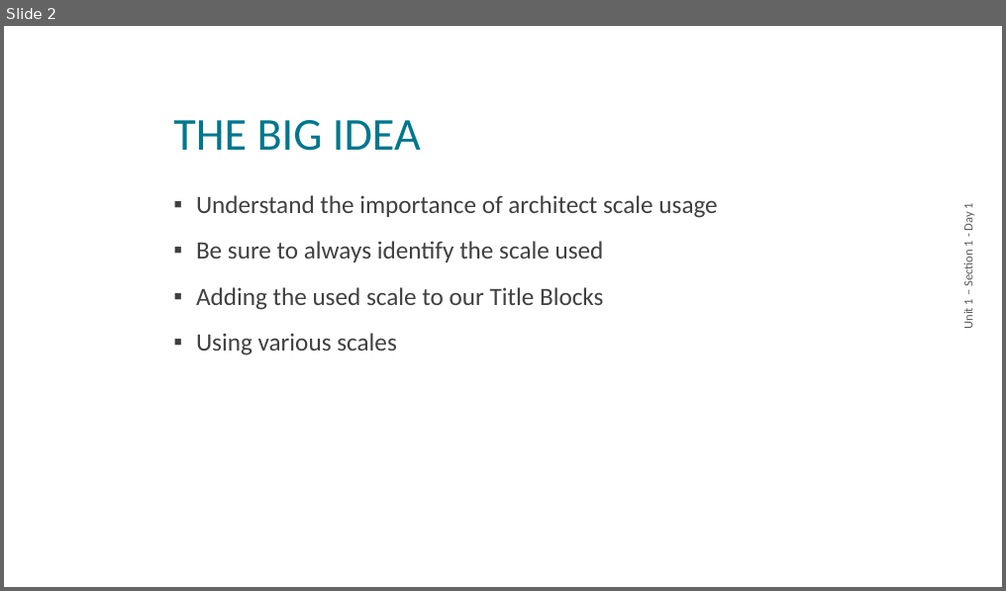
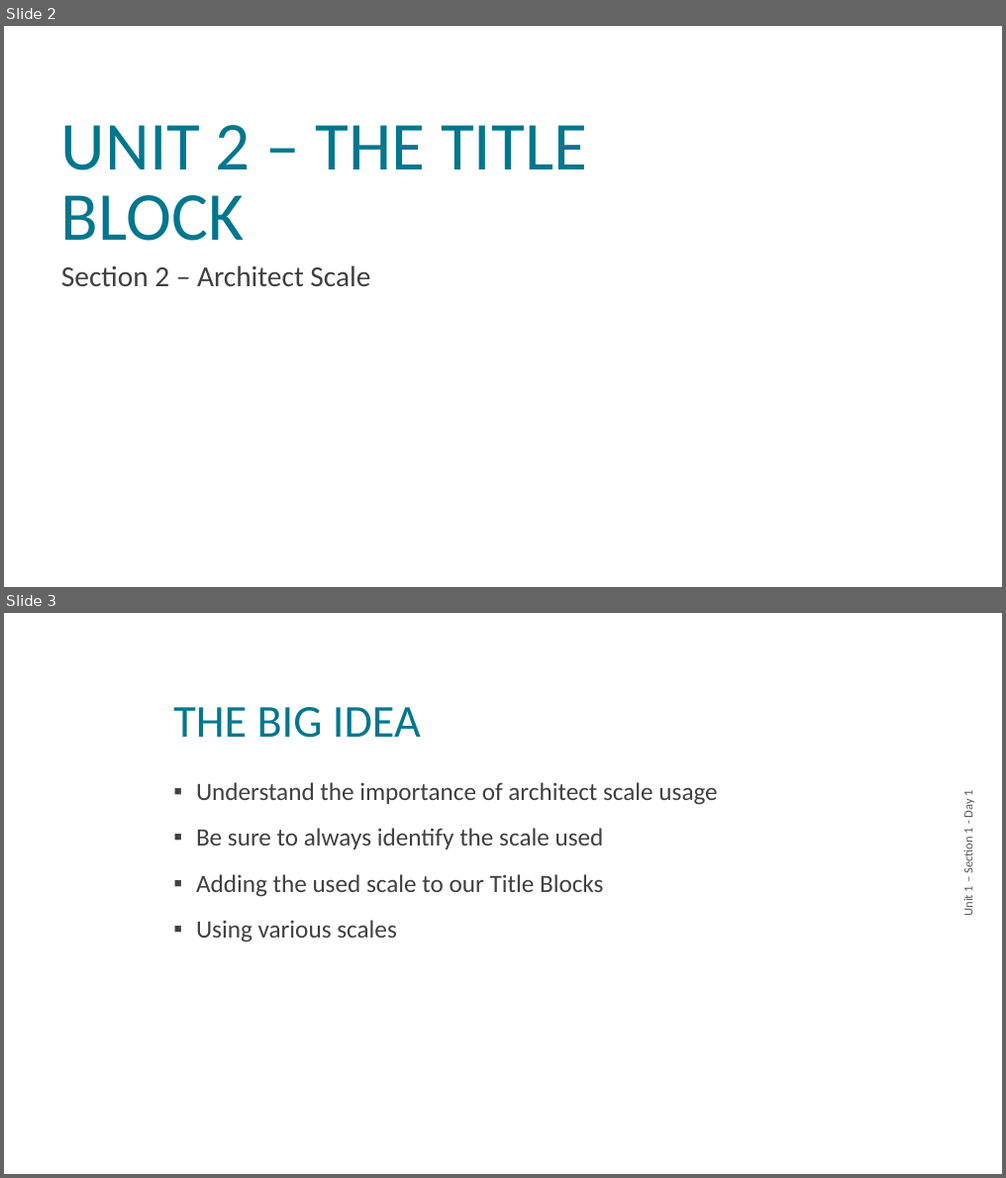
Before and after one commit to nickvertucci/Technology-Education-Curriculum, a slide deck: High School/Design and Drawing for Production/Unit 2 - Title Block/Section 2 - Architect Scale/Assets/Unit 2 - Section 2 - Architect Scale.pptx. Shown one above the other, each under a label of ours: slide 2 before the commit, slides 2 and 3 after it. The pictures are 1006x591 and 1006x1178 pixels, drawn with LibreOffice and Linux fonts; fonts in the diff are those of the drawing; background and template pictures are left out. Boxes give left, top, right and bottom in pixels: in the first picture for what was removed or moved away, otherwise in the second. Text is boxed around its words. In the diff, an @@ line names an element or a change of style, - is before the commit and + after.

```diff
--- a/High School/Design and Drawing for Production/Unit 2 - Title Block/Section 2 - Architect Scale/Assets/Unit 2 - Section 2 - Architect Scale.pptx
+++ b/High School/Design and Drawing for Production/Unit 2 - Title Block/Section 2 - Architect Scale/Assets/Unit 2 - Section 2 - Architect Scale.pptx
@@ slide 2 added at (4, 26, 1002, 587), background picture (left out) @@
@@ title added at (61, 125, 587, 241), 66 pt, text #00778D @@
+UNIT 2 – THE TITLE BLOCK
@@ text added at (61, 266, 370, 286), 28 pt, text #404040 @@
+Section 2 – Architect Scale
@@ what was slide 2 is now slide 3 @@
```
Also in this commit, not shown: 1 slide changed, 1 other slide added.
